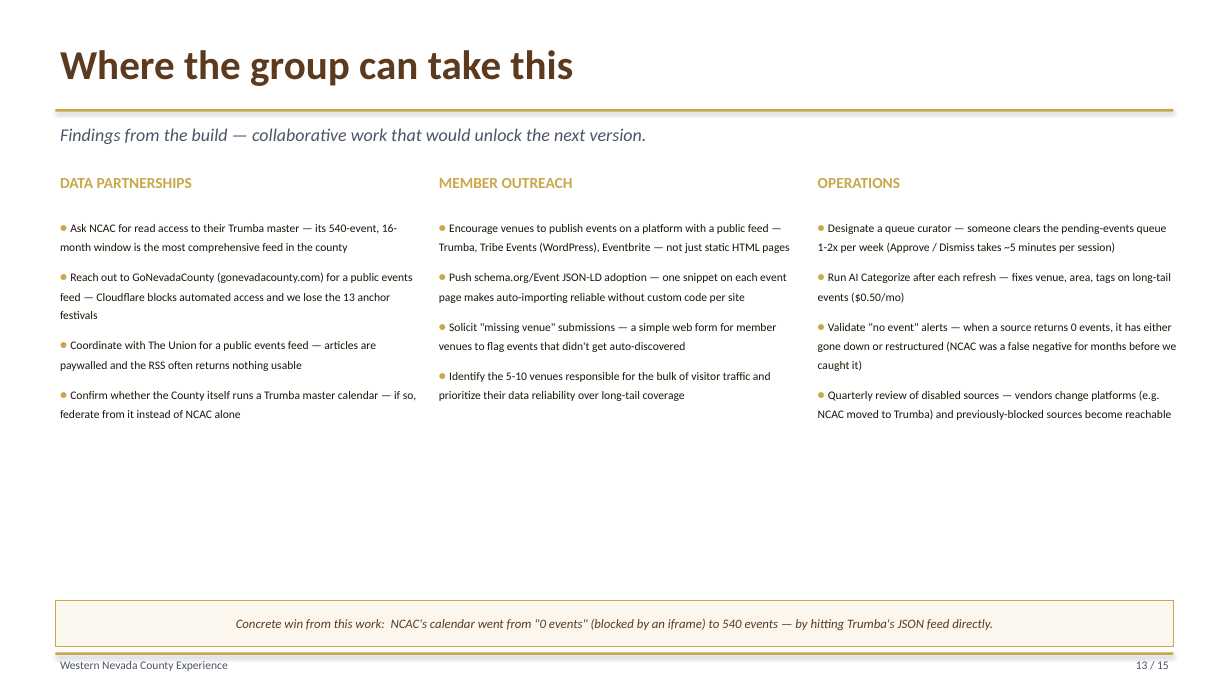
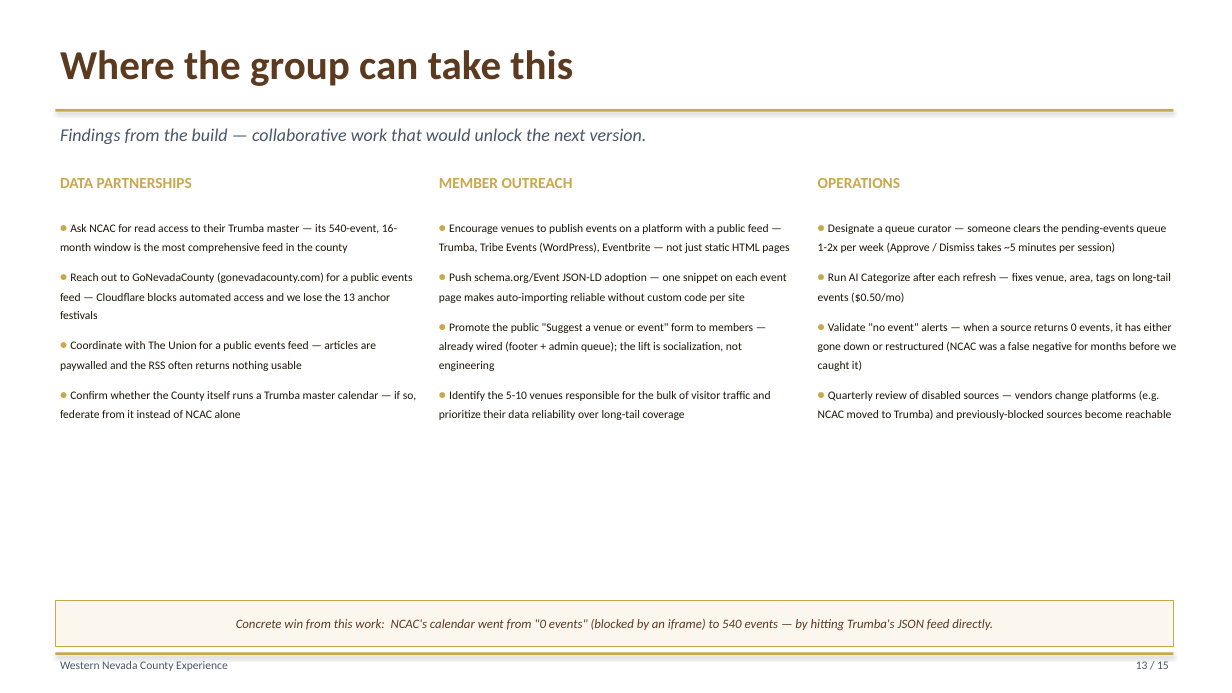
Before and after one commit to liammlrb-eng/nevada-county-experiences, a slide deck: slide 13 of demo_pitch.pptx. Drawn at 1232x693 pixels with LibreOffice and Linux fonts; fonts in the diff are those of the drawing. Boxes give left, top, right and bottom in pixels: in the first picture for what was removed or moved away, otherwise in the second. Text is boxed around its words. In the diff, an @@ line names an element or a change of style, - is before the commit and + after.

```diff
--- a/demo_pitch.pptx
+++ b/demo_pitch.pptx
@@ text at bbox=[439, 323, 753, 371]: text changed @@
-• Solicit "missing venue" submissions — a simple web form for member venues to flag events that didn't get auto-discovered
+• Promote the public "Suggest a venue or event" form to members — already wired (footer + admin queue); the lift is socialization, not engineering
```
Also in this commit, not shown: 1 other slide changed, 3 other files.
